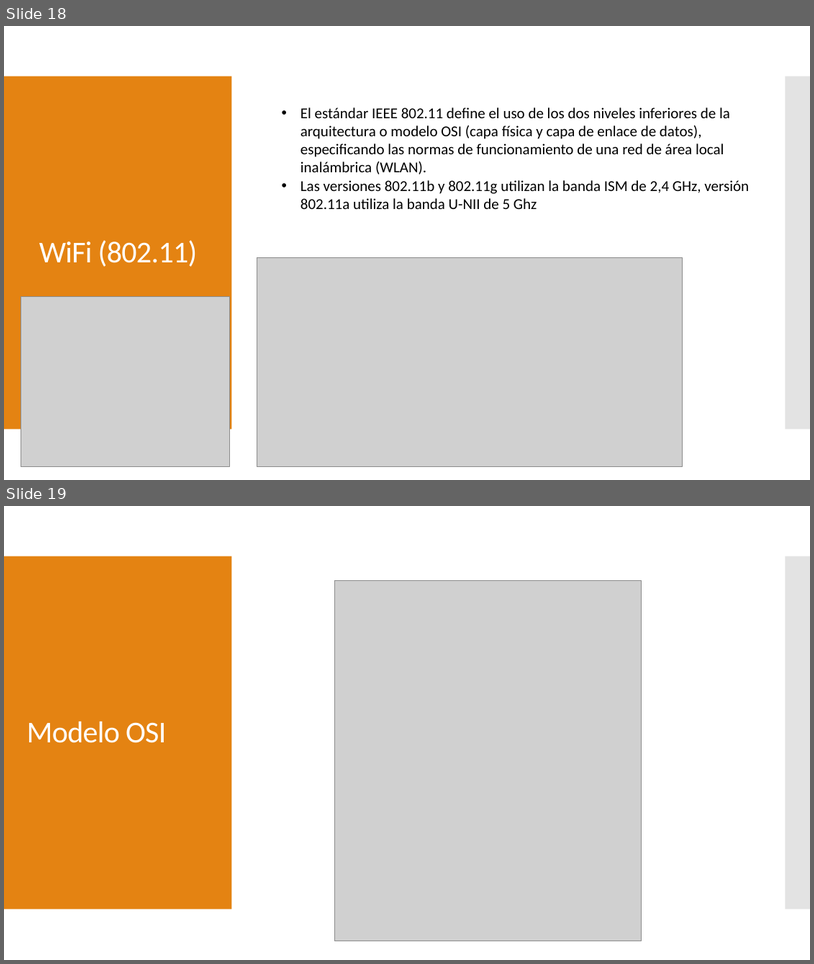
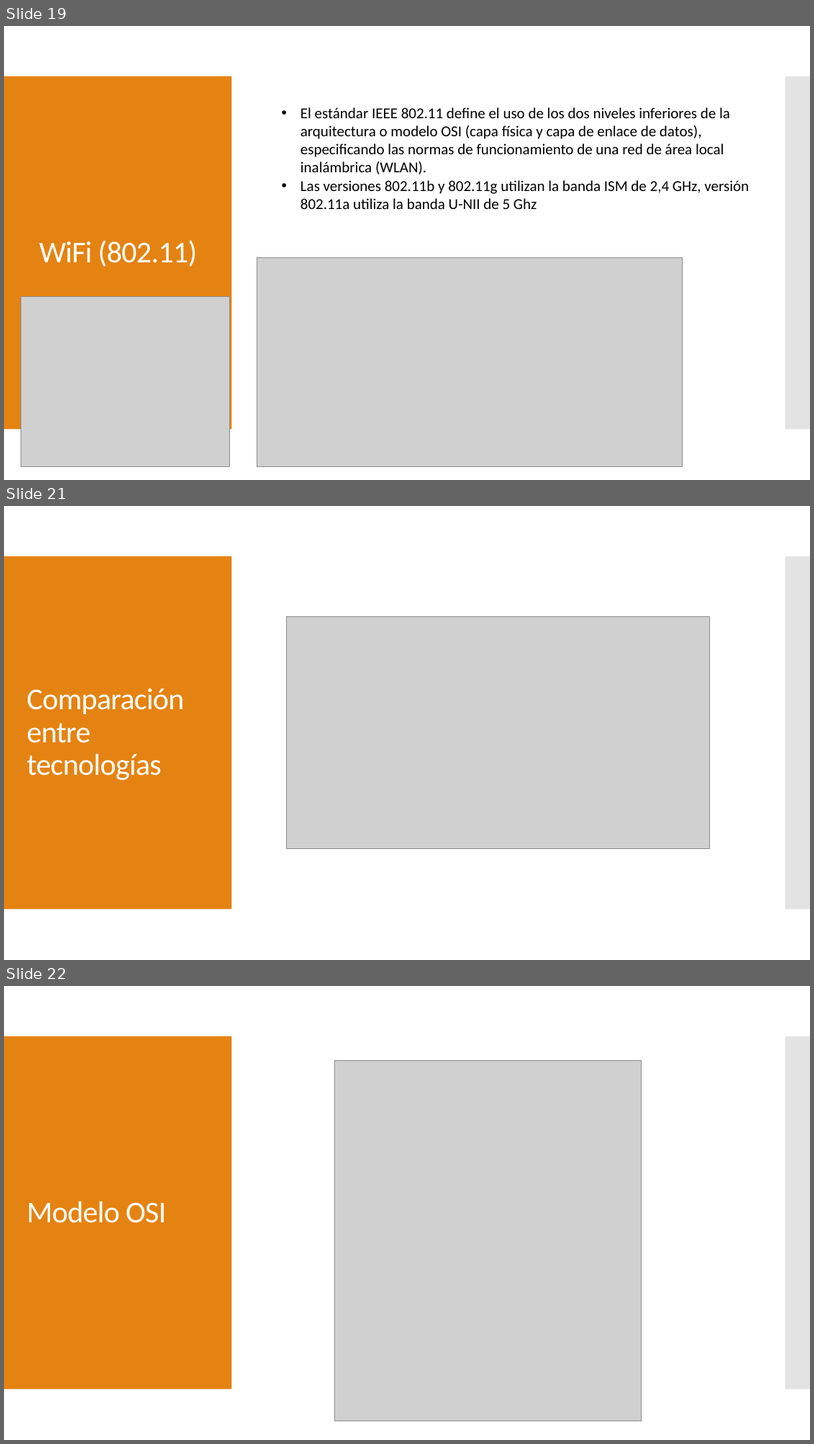
Before and after one commit to markoAntonio1692/curso_iot_universidad_autonoma_2019-i, a slide deck: Clase 1/CLASE 1 IOT.pptx. Shown one above the other, each under a label of ours: slides 18 and 19 before the commit, slides 19, 21 and 22 after it; the slides between them are not shown. The pictures are 814x964 and 814x1444 pixels, drawn with LibreOffice and Linux fonts; fonts in the diff are those of the drawing; grey boxes stand for pictures. Boxes give left, top, right and bottom in pixels: in the first picture for what was removed or moved away, otherwise in the second. Text is boxed around its words. In the diff, an @@ line names an element or a change of style, - is before the commit and + after.

```diff
--- a/Clase 1/CLASE 1 IOT.pptx
+++ b/Clase 1/CLASE 1 IOT.pptx
@@ slide 21 added at [4,506,810,960], background #FFFFFF; not listed: 2 template elements that a slide beside it also shows @@
@@ picture added at [286,617,710,849] @@
@@ title added at [27,688,185,780], 36 pt, text #FFFFFF @@
+Comparación entre tecnologías
@@ what was slide 18 is now slide 19 @@
@@ what was slide 19 is now slide 22 @@
```
Also in this commit, not shown: 2 other slides added.
